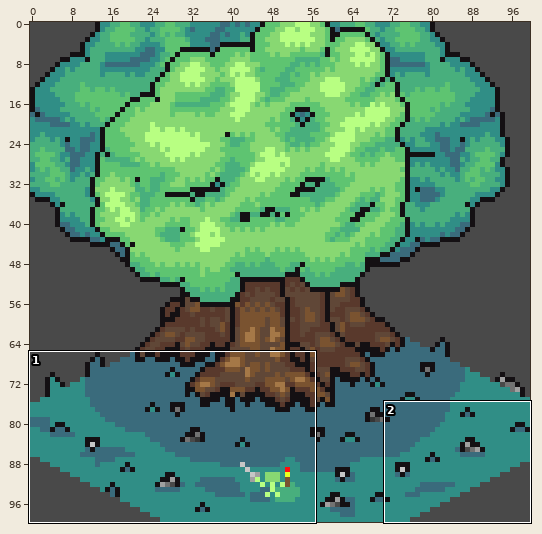
One commit to this pixel-art file: Isometric/PixelChallengeForest.aseprite. The first picture is a wide view before the edit; the outline marks the close-up.
Close-up. As it was:
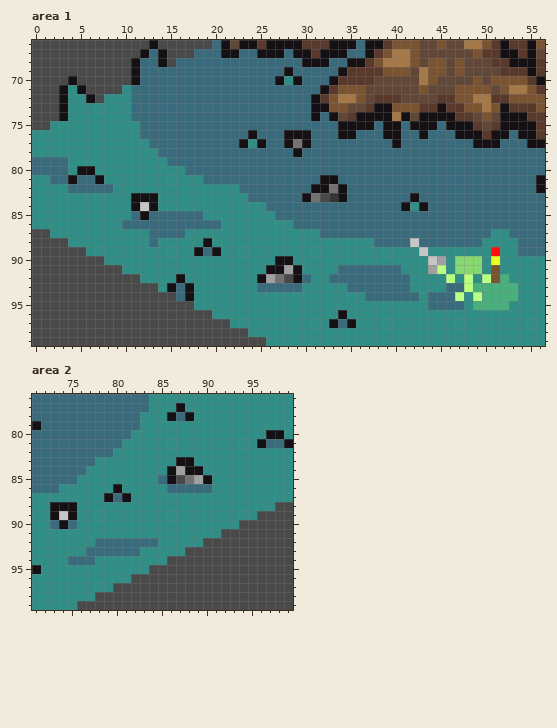
100x100 pixels, 1 frame. Shown: area 1: x 0..56, y 66..99; area 2: x 71..99, y 76..99.
And afterwards:
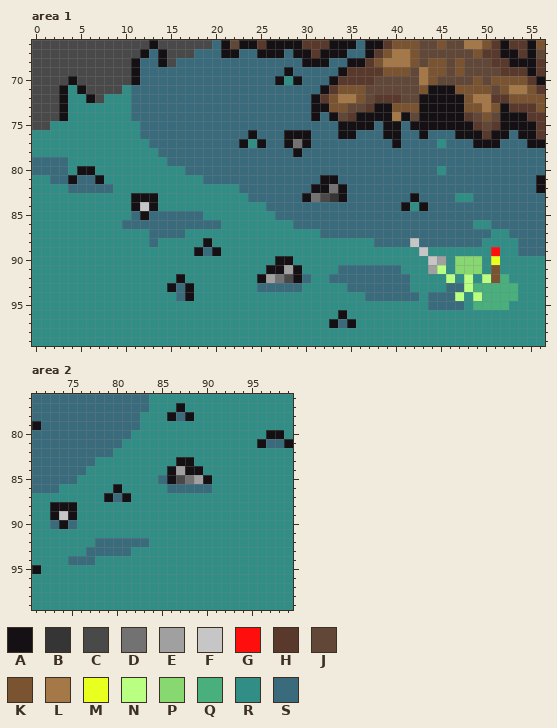
Palette (. is transparent): A #141013  B #353535  C #494949  D #727272  E #a0a0a0  F #c6c6c6  G #ff0e0e  H #59392c  J #604737  K #7a5330  L #a57847  M #e8ff1f  N #b8ff82  P #88d872  Q #48af7d  R #308e86  S #3a6b7c
Changes in this commit:
--- area 1, layers "TreeBehind", "Ground"
@@ x 0..56 @@
  70 CCCCACCCCCCASSSSSSSSSSSSSSSARASSSAHHHHJJJJJLKJJJJKJKKKKHA
- 71 CCCARACCCCRSSSSSSSSSSSSSSSSSSSSSAHKKKJJJJJJKJJJKKKKJKLLKH
- 72 CCCARRACRRRSSSSSSSSSSSSSSSSSSSSAHKLLKJHHHJJJJHHKKLLHHKKKK
- 73 CCCARRRRRRRSSSSSSSSSSSSSSSSSSSSAAKKJJHAAKKKHHAHHKKLKAHHHK
- 74 CCCARRRRRRRSSSSSSSSSSSSSSSSSSSSASAJHAAAALAJAAAAHHJKJAAAHH
- 75 CCRRRRRRRRRRSSSSSSSSSSSSSSSSSSSSSSAAAASAASAAASAAAHJHAAAAH
+ 71 CCCARACCCCRSSSSSSSSSSSSSSSSSSSSSAHKKKJJJJJJKAAAKKKKJKLLKH
+ 72 CCCARRACRRRSSSSSSSSSSSSSSSSSSSSAHKLLKJHHHJJAAAAAKLLHHKKKK
+ 73 CCCARRRRRRRSSSSSSSSSSSSSSSSSSSSAAKKJJHAAKKKAAAAAKKLKAHHHK
+ 74 CCCARRRRRRRSSSSSSSSSSSSSSSSSSSSASAJHAAAALAJAAAAAHJKJAAAHH
+ 75 CCRRRRRRRRRRSSSSSSSSSSSSSSSSSSSSSSAAAASAASAAAAAAAHJHAAAAH
  76 RRRRRRRRRRRRSSSSSSSSSSSSASSSAAASSSAASSSAASSASSSAAAHAASAAH
- 77 RRRRRRRRRRRRRSSSSSSSSSSARASSADASSSSSSSSSASSSSSSSSAAASSSAA
+ 77 RRRRRRRRRRRRRSSSSSSSSSSARASSADASSSSSSSSSASSSSRSSSAAASSSAA
  78 RRRRRRRRRRRRRRSSSSSSSSSSSSSSSASSSSSSSSSSSSSSSSSSSSSSSSSSS
  79 SSSSRRRRRRRRRRRSSSSSSSSSSSSSSSSSSSSSSSSSSSSSSSSSSSSSSSSSS
- 80 SSSSRAARRRRRRRRRRSSSSSSSSSSSSSSSSSSSSSSSSSSSSSSSSSSSSSSSS
+ 80 SSSSRAARRRRRRRRRRSSSSSSSSSSSSSSSSSSSSSSSSSSSSRSSSSSSSSSSS
  81 RRSSASSARRRRRRRRRRRSSSSSSSSSSSSSAASSSSSSSSSSSSSSSSSSSSSSA
  82 RRRRSSSSSRRRRRRRRRRRRRRSSSSSSSSAADASSSSSSSSSSSSSSSSSSSSSA
- 83 RRRRRRRRRRRAAARRRRRRRRRRSSSSSSADCBASSSSSSSASSSSSSSSSSSSSS
+ 83 RRRRRRRRRRRAAARRRRRRRRRRSSSSSSADCBASSSSSSSASSSSRRSSSSSSSS
  84 RRRRRRRRRRRAFARRRRRRRRRRRRSSSSSSSSSSSSSSSARASSSSSSSSSSSSS
  85 RRRRRRRRRRRSASSSSSSRRRRRRRRSSSSSSSSSSSSSSSSSSSSSSSSSSSSSS
- 86 RRRRRRRRRRSSSSSSSSSSSRRRRRRRRSSSSSSSSSSSSSSSSSSSSSSSSSSSS
- 87 CCRRRRRRRRRRRSSSSRRRRRRRRRRRRRRRSSSSSSSSSSSSSSSSSSSRRSSSS
- 88 CCCCRRRRRRRRRSRRRRRARRRRRRRRRRRRRRRRRRSSSSFSSSSSSSRRRRSSS
- 89 CCCCCCRRRRRRRRRRRRASARRRRRRRRRRRRRRRRRRRRRRFRRRRRRRGRRSSS
- 90 CCCCCCCCRRRRRRRRRRRRRRRRRRRAARRRRRRRRRRRRRRRFERPPPRMRRRRR
- 91 CCCCCCCCCCRRRRRRRRRRRRRRRRAAEARRRRSSSSSSSRRRENRPPPRKRRRRR
- 92 CCCCCCCCCCCCRRRRARRRRRRRRAEDCASRRSSSSSSSSSRRRRNRNRNKQRRRR
- 93 CCCCCCCCCCCCCCRASARRRRRRRSSSSSRRRRRSSSSSSSRRRRSSNQQQQQRRR
- 94 CCCCCCCCCCCCCCCCSARRRRRRRRRRRRRRRRRRRSSSSSSRSSSNRNQQQQRRR
- 95 CCCCCCCCCCCCCCCCCCRRRRRRRRRRRRRRRRRRRRRRRRRRSSSSRQQQQRRRR
- 96 CCCCCCCCCCCCCCCCCCCCRRRRRRRRRRRRRRARRRRRRRRRRRRRRRRRRRRRR
- 97 CCCCCCCCCCCCCCCCCCCCCCRRRRRRRRRRRASARRRRRRRRRRRRRRRRRRRRR
- 98 CCCCCCCCCCCCCCCCCCCCCCCCRRRRRRRRRRRRRRRRRRRRRRRRRRRRRRRRR
- 99 CCCCCCCCCCCCCCCCCCCCCCCCCCRRRRRRRRRRRRRRRRRRRRRRRRRRRRRRR
+ 86 RRRRRRRRRRSSSSSSSSSSSRRRRRRRRSSSSSSSSSSSSSSSSSSSSRRSSSSSS
+ 87 RRRRRRRRRRRRRSSSSRRRRRRRRRRRRRRRSSSSSSSSSSSSSSSSSSSRRSSSS
+ 88 RRRRRRRRRRRRRSRRRRRARRRRRRRRRRRRRRRRRRSSSSFSSSSSSSRRRRSSS
+ 89 RRRRRRRRRRRRRRRRRRASARRRRRRRRRRRRRRRRRRRRRRFRRRRRRRGRRSSS
+ 90 RRRRRRRRRRRRRRRRRRRRRRRRRRRAARRRRRRRRRRRRRRRFERPPPRMRRRRR
+ 91 RRRRRRRRRRRRRRRRRRRRRRRRRRAAEARRRRSSSSSSSRRRENRPPPRKRRRRR
+ 92 RRRRRRRRRRRRRRRRARRRRRRRRAEDCASRRSSSSSSSSSRRRRNRNRNKQRRRR
+ 93 RRRRRRRRRRRRRRRASARRRRRRRSSSSSRRRRRSSSSSSSRRRRSSNQQQQQRRR
+ 94 RRRRRRRRRRRRRRRRSARRRRRRRRRRRRRRRRRRRSSSSSSRSSSNRNQQQQRRR
+ 95 RRRRRRRRRRRRRRRRRRRRRRRRRRRRRRRRRRRRRRRRRRRRSSSSRQQQQRRRR
+ 96 RRRRRRRRRRRRRRRRRRRRRRRRRRRRRRRRRRARRRRRRRRRRRRRRRRRRRRRR
+ 97 RRRRRRRRRRRRRRRRRRRRRRRRRRRRRRRRRASARRRRRRRRRRRRRRRRRRRRR
+ 98 RRRRRRRRRRRRRRRRRRRRRRRRRRRRRRRRRRRRRRRRRRRRRRRRRRRRRRRRR
+ 99 RRRRRRRRRRRRRRRRRRRRRRRRRRRRRRRRRRRRRRRRRRRRRRRRRRRRRRRRR
--- area 2, layer "Ground"
@@ x 71..99 @@
  87 RRRRRRRRASARRRRRRRRRRRRRRRRRR
- 88 RRAAARRRRRRRRRRRRRRRRRRRRRRCC
- 89 RRAFARRRRRRRRRRRRRRRRRRRRCCCC
- 90 RRSASRRRRRRRRRRRRRRRRRRCCCCCC
- 91 RRRRRRRRRRRRRRRRRRRRRCCCCCCCC
- 92 RRRRRRRSSSSSSSRRRRRCCCCCCCCCC
- 93 RRRRRRSSSSSSRRRRRCCCCCCCCCCCC
- 94 RRRRSSSRRRRRRRRCCCCCCCCCCCCCC
- 95 ARRRRRRRRRRRRCCCCCCCCCCCCCCCC
- 96 RRRRRRRRRRRCCCCCCCCCCCCCCCCCC
- 97 RRRRRRRRRCCCCCCCCCCCCCCCCCCCC
- 98 RRRRRRRCCCCCCCCCCCCCCCCCCCCCC
- 99 RRRRRCCCCCCCCCCCCCCCCCCCCCCCC
+ 88 RRAAARRRRRRRRRRRRRRRRRRRRRRRR
+ 89 RRAFARRRRRRRRRRRRRRRRRRRRRRRR
+ 90 RRSASRRRRRRRRRRRRRRRRRRRRRRRR
+ 91 RRRRRRRRRRRRRRRRRRRRRRRRRRRRR
+ 92 RRRRRRRSSSSSSRRRRRRRRRRRRRRRR
+ 93 RRRRRRSSSSSRRRRRRRRRRRRRRRRRR
+ 94 RRRRSSSRRRRRRRRRRRRRRRRRRRRRR
+ 95 ARRRRRRRRRRRRRRRRRRRRRRRRRRRR
+ 96 RRRRRRRRRRRRRRRRRRRRRRRRRRRRR
+ 97 RRRRRRRRRRRRRRRRRRRRRRRRRRRRR
+ 98 RRRRRRRRRRRRRRRRRRRRRRRRRRRRR
+ 99 RRRRRRRRRRRRRRRRRRRRRRRRRRRRR
Boxes around the changes in both close-ups, in picture pixels (x1, y1, x2, y2):
changed: (419, 85, 491, 229)
changed: (32, 229, 266, 346)
changed: (77, 502, 293, 610)
